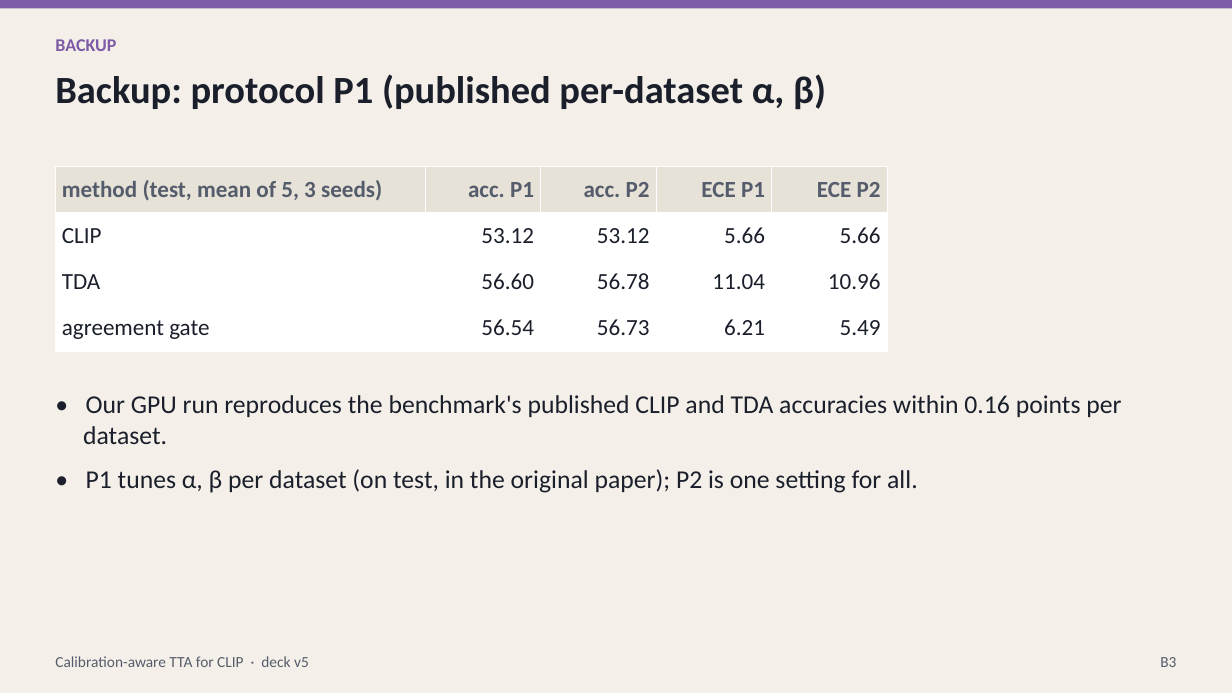
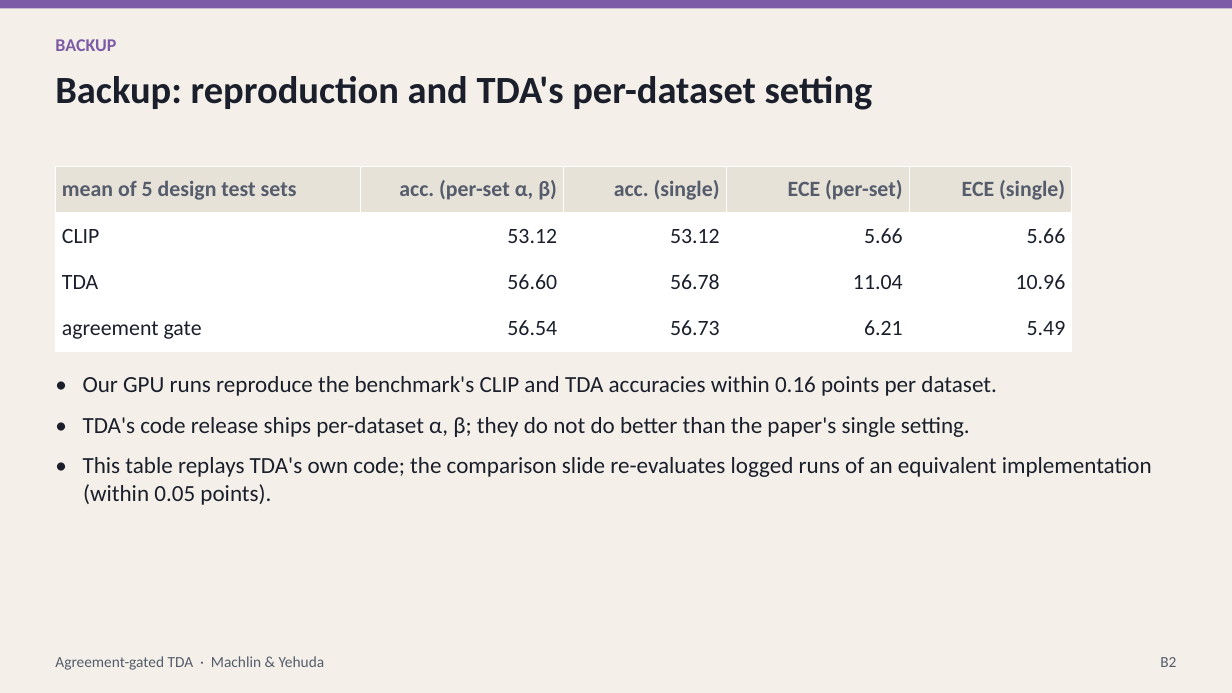
Before and after one commit to macwave12/deep_project_calibration_aware_tta, a slide deck: slide 19 of presentation/calibration_aware_tta.pptx (slide 23 before the commit). Drawn at 1232x693 pixels with LibreOffice and Linux fonts; fonts in the diff are those of the drawing. Boxes give left, top, right and bottom in pixels: in the first picture for what was removed or moved away, otherwise in the second. Text is boxed around its words. In the diff, an @@ line names an element or a change of style, - is before the commit and + after.

```diff
--- a/presentation/calibration_aware_tta.pptx
+++ b/presentation/calibration_aware_tta.pptx
@@ text at <box>55,76,873,110</box>: text changed @@
-Backup: protocol P1 (published per-dataset α, β)
+Backup: reproduction and TDA's per-dataset setting
@@ table at <box>55,166,1072,351</box> @@
-row 1: method (test, mean of 5, 3 seeds) | acc. P1 | acc. P2 | ECE P1 | ECE P2
+row 1: mean of 5 design test sets | acc. (per-set α, β) | acc. (single) | ECE (per-set) | ECE (single)
@@ size 18 to 17 pt in "CLIP", "53.12", "53.12", "5.66" and 11 more places @@
@@ table: place and size @@
-table at <box>55,166,887,351</box>
+table at <box>55,166,1072,351</box>
@@ text at <box>83,376,1152,505</box>: text changed; size 20 to 18 pt @@
-• Our GPU run reproduces the benchmark's published CLIP and TDA accuracies within 0.16 points per dataset.
-• P1 tunes α, β per dataset (on test, in the original paper); P2 is one setting for all.
+• Our GPU runs reproduce the benchmark's CLIP and TDA accuracies within 0.16 points per dataset.
+• TDA's code release ships per-dataset α, β; they do not do better than the paper's single setting.
+• This table replays TDA's own code; the comparison slide re-evaluates logged runs of an equivalent implementation (within 0.05 points).
@@ text at <box>55,656,325,670</box>: text changed @@
-Calibration-aware TTA for CLIP · deck v5
+Agreement-gated TDA · Machlin & Yehuda
@@ text at <box>1160,657,1176,667</box>: text changed @@
-B3
+B2
```
Also in this commit, not shown: 14 other slides changed, 5 slides added, 14 slides removed, 50 other files.
